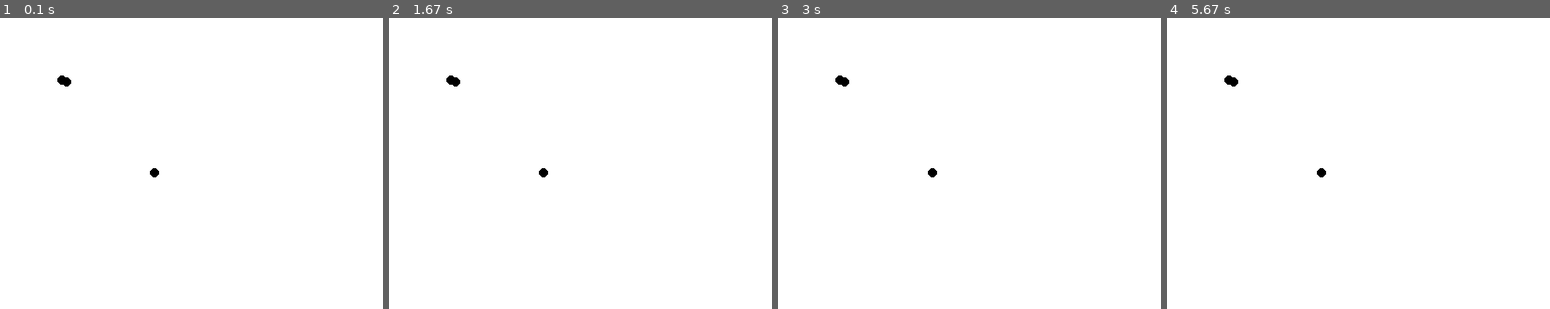
Above: before the commit, frames 1-4 (left to right).
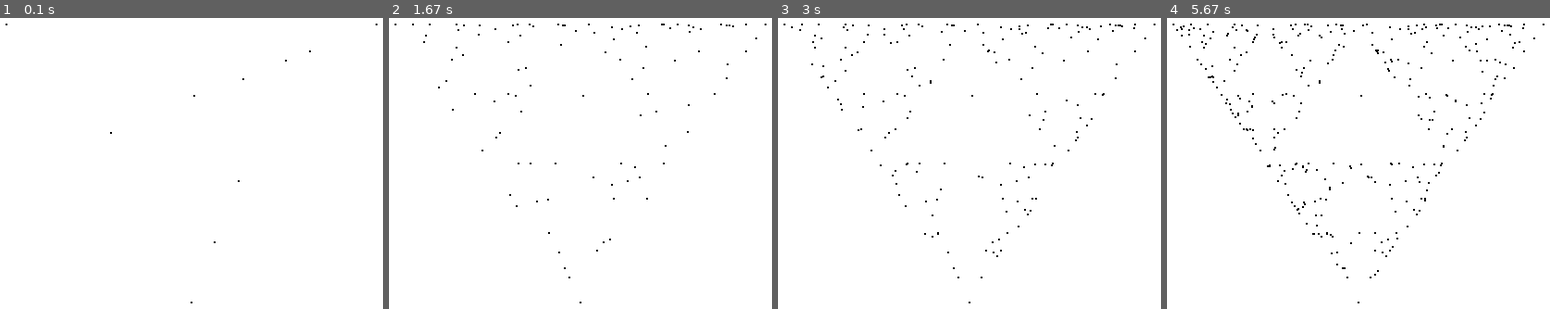
Above: after the commit, the same moments.

Repository: Usagi8P/animation_tests
Game: pygame game, started from pygame_version.py
Same seed, same stepped clock (60 frames per second), same inputs: the game is played once before the commit and once after it.
Inputs:
- Up to frame 1 (0.1 s): no input
- Up to frame 2 (1.67 s): no input
- Up to frame 3 (3 s): no input
- Up to frame 4 (5.67 s): no input

The runs differ from the first frame. In frame 1, 0.2% of the frame differs, in the area x 1-99%, y 1-99%; in frame 2, 0.5%; in frame 3, 0.7%; in frame 4, 1.2%.

Commit message:
Finish pygame version

Diff:
--- a/matplotlib_version.py
+++ b/matplotlib_version.py
@@ -1,12 +1,16 @@
-import matplotlib.pyplot as plt
+import matplotlib.pyplot as plt # type: ignore
 from matplotlib import animation
-from random import choice, random
+from sierpinsky import select_random_point, select_half_way
+import copy
 
 def plt_artist_anim():
-    n_itertions = 500
+    n_itertions = 1000
 
     points_x = [0,2,4]
     points_y = [0,3,0]
+
+    starting_points_x = copy.deepcopy(points_x)
+    starting_points_y = copy.deepcopy(points_y)
 
     new_x, new_y = select_random_point(points_x, points_y)
 
@@ -17,36 +21,15 @@
     ims = []
 
     for _ in range(n_itertions):
-        new_x, new_y = select_half_way(points_x[-1], points_y[-1])
+        new_x, new_y = select_half_way(points_x[-1], points_y[-1], starting_points_x, starting_points_y)
         points_x.append(new_x)
         points_y.append(new_y)
-        frame = axs.plot(points_x,points_y,marker=",",ls='None',color='black')
+        frame = axs.plot(points_x,points_y,marker=".",ls='None',color='black')
         ims.append(frame)
 
     anim = animation.ArtistAnimation(fig, ims, interval = 10, repeat_delay=1000)
 
     plt.show()
 
-def select_random_point(points_x, points_y):
-    rand_x = random()
-    rand_y = random()
-
-    new_x =  rand_x * max(points_x)
-    new_y = rand_y * max(points_y)
-
-    return new_x, new_y
-
-def select_half_way(current_x, current_y):
-    chosen_vertex = choice([0,1,2])
-    points_x = [0,2,4]
-    points_y = [0,3,0]
-    vertex_x = points_x[chosen_vertex]
-    vertex_y = points_y[chosen_vertex]
-
-    new_x = (vertex_x + current_x)/2
-    new_y = (vertex_y + current_y)/2
-
-    return new_x, new_y
-
 if __name__ == "__main__":
     plt_artist_anim()
--- a/pygame_version.py
+++ b/pygame_version.py
@@ -1,11 +1,14 @@
 import pygame
 from pygame.locals import *
+from sierpinsky import select_random_point, select_half_way
 
 class Point(pygame.sprite.Sprite):
-    def __init__(self,x_loc, y_loc, radius):
+    def __init__(self,x_loc: int, y_loc: int, radius: int):
         super().__init__()
+        self.x_loc = x_loc
+        self.y_loc = y_loc
         self.image = pygame.Surface((radius*2,radius*2),flags=pygame.SRCALPHA)
-        self.rect = self.image.get_rect(center = (x_loc, y_loc))
+        self.rect = self.image.get_rect(center = (self.x_loc, self.y_loc))
         self.image.fill((255,255,255,0.0))
         pygame.draw.circle(self.image, (0,0,0), center=(radius, radius), radius = radius)
 
@@ -19,20 +22,52 @@
     screen = pygame.display.set_mode(window, pygame.SCALED)
     pygame.display.set_caption("Sierpinski Triangle")
 
-    radius = 5
-    p1 = Point(100,100, radius)
-    p2 = Point(200,200,radius)
-    p3 = Point(105,102, radius)
+    radius = 1
+    offset = 40
+    iterations = 100000
+    iteration_count = 0
+
+    p1 = Point(0+offset,0+offset, radius)
+    p2 = Point(200+offset,300+offset,radius)
+    p3 = Point(400+offset,0+offset, radius)
 
     all_points = pygame.sprite.Group()
     all_points.add(p1)
     all_points.add(p2)
     all_points.add(p3)
 
+    starting_points = pygame.sprite.Group()
+    starting_points.add(p1)
+    starting_points.add(p2)
+    starting_points.add(p3)
+
+    points_x: list[int] = []
+    points_y: list[int] = []
+    for point in all_points:
+        points_x.append(point.x_loc)
+        points_y.append(point.y_loc)
+
+    starting_points_x: list[int] = []
+    starting_points_y: list[int] = []
+    for starting_point in starting_points:
+        starting_points_x.append(starting_point.x_loc)
+        starting_points_y.append(starting_point.y_loc)
+
+    new_x, new_y = select_random_point(points_x,points_y)
+    p4 = Point(new_x,new_y,radius)
+    most_recent_p = p4
+    all_points.add(p4)
+
     while True:
         for event in pygame.event.get():
             if event.type == QUIT:
                 pygame.quit()
+
+        if iteration_count < iterations:
+            new_x, new_y = select_half_way(most_recent_p.x_loc, most_recent_p.y_loc, starting_points_x, starting_points_y)
+            all_points.add(Point(new_x, new_y, radius))
+            most_recent_p = Point(new_x, new_y, radius)
+            iteration_count += 1
 
         screen.fill((255,255,255))
 
--- /dev/null
+++ b/sierpinsky.py
@@ -0,0 +1,23 @@
+from random import choice, random
+
+
+def select_random_point(points_x: list[int], points_y: list[int]):
+    rand_x = random()
+    rand_y = random()
+
+    new_x =  rand_x * max(points_x)
+    new_y = rand_y * max(points_y)
+
+    return new_x, new_y
+
+def select_half_way(current_x, current_y, starting_points_x, starting_points_y):
+    chosen_vertex = choice([0,1,2])
+    points_x = starting_points_x
+    points_y = starting_points_y
+    vertex_x = points_x[chosen_vertex]
+    vertex_y = points_y[chosen_vertex]
+
+    new_x = (vertex_x + current_x)/2
+    new_y = (vertex_y + current_y)/2
+
+    return new_x, new_y
Not shown, changed: .gitignore
